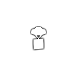
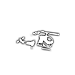
The second (75, 75) image is a revision of the first. Changes to its layers:
hid "Layer 15" over 31, 27, 46, 50
showed "Layer 13", painted on it over 16, 29, 59, 51
